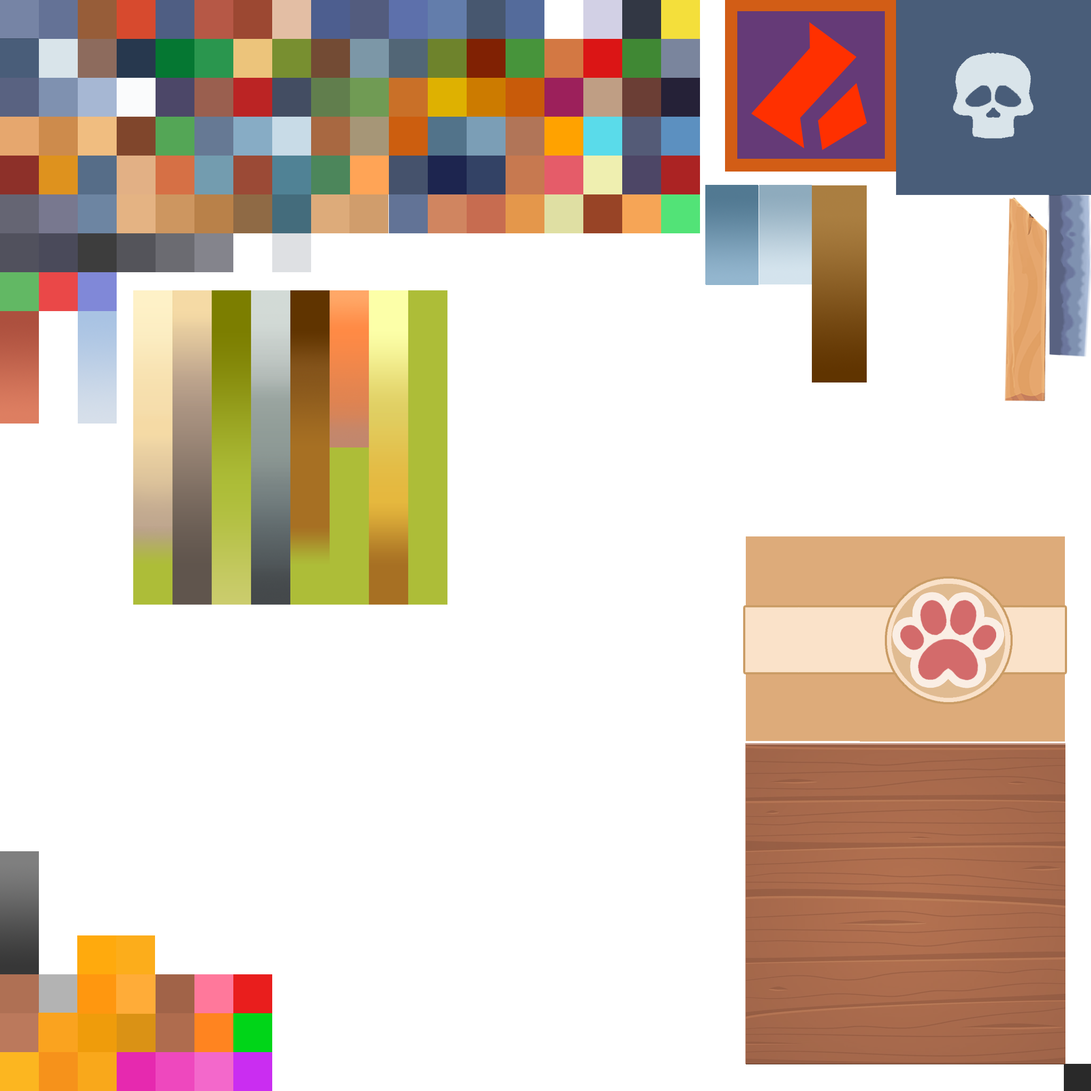
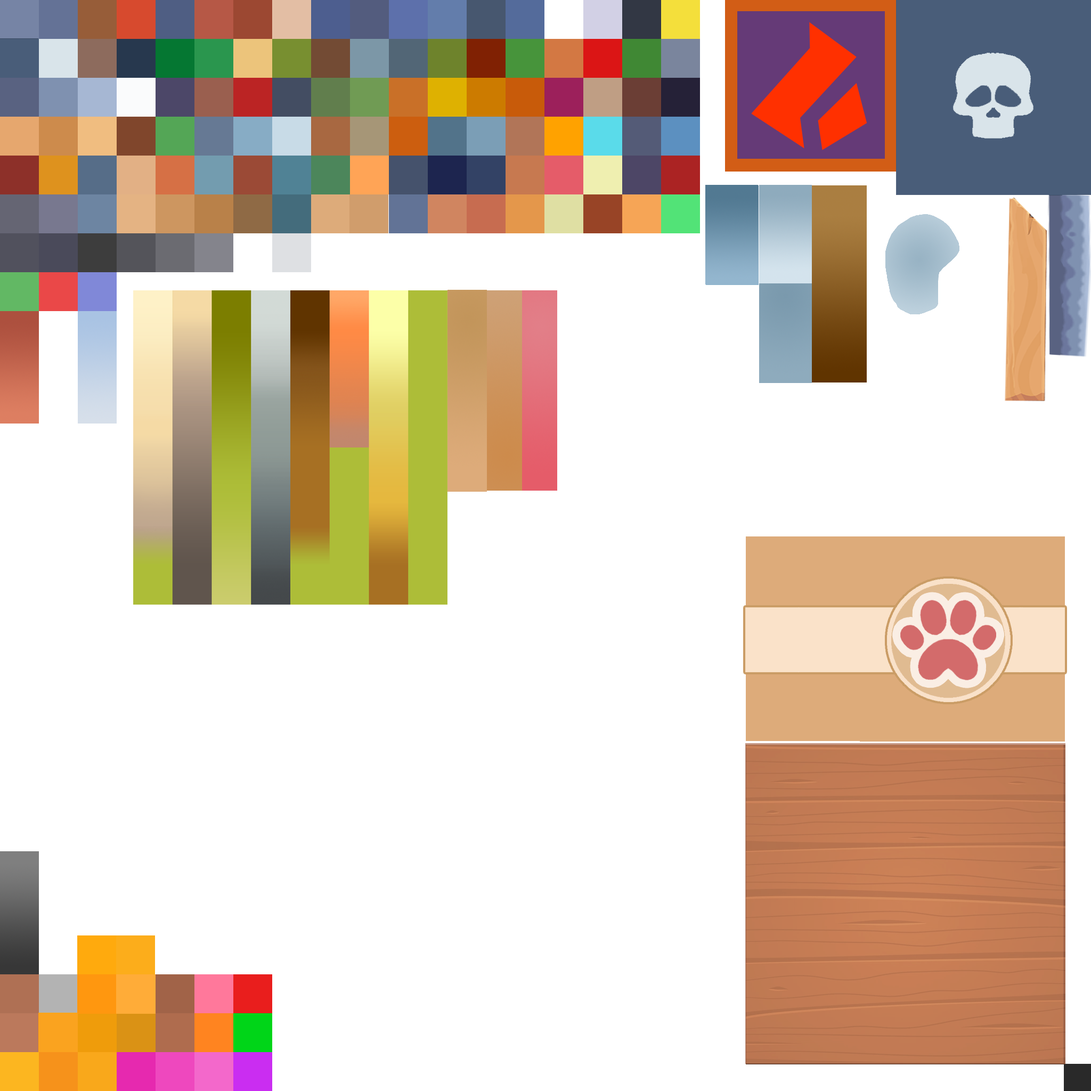
Layers edited between the first and the second 1091px x 1091px image:
painted on "Фон" over bbox(447, 214, 1064, 1064)
